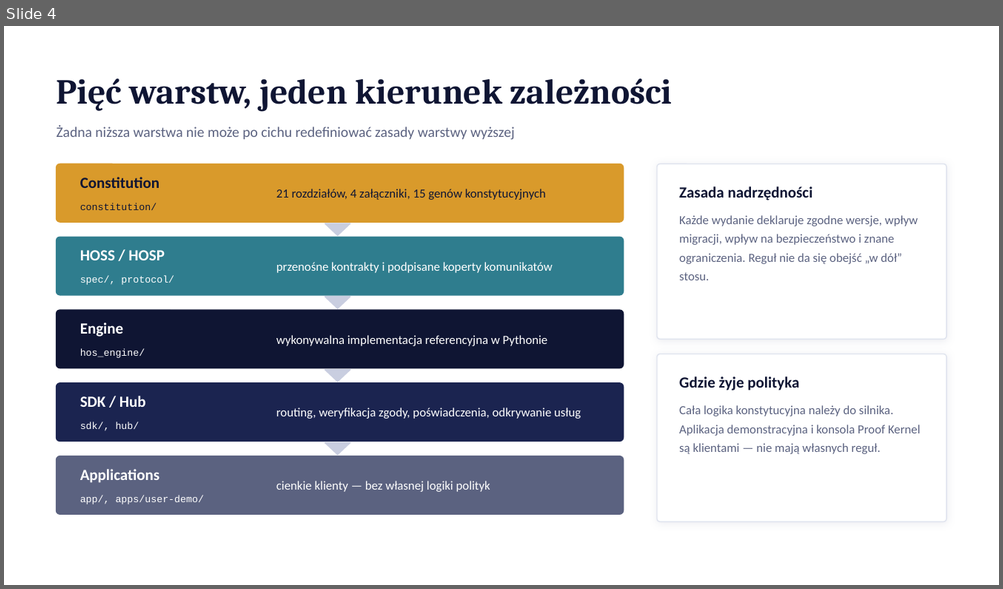
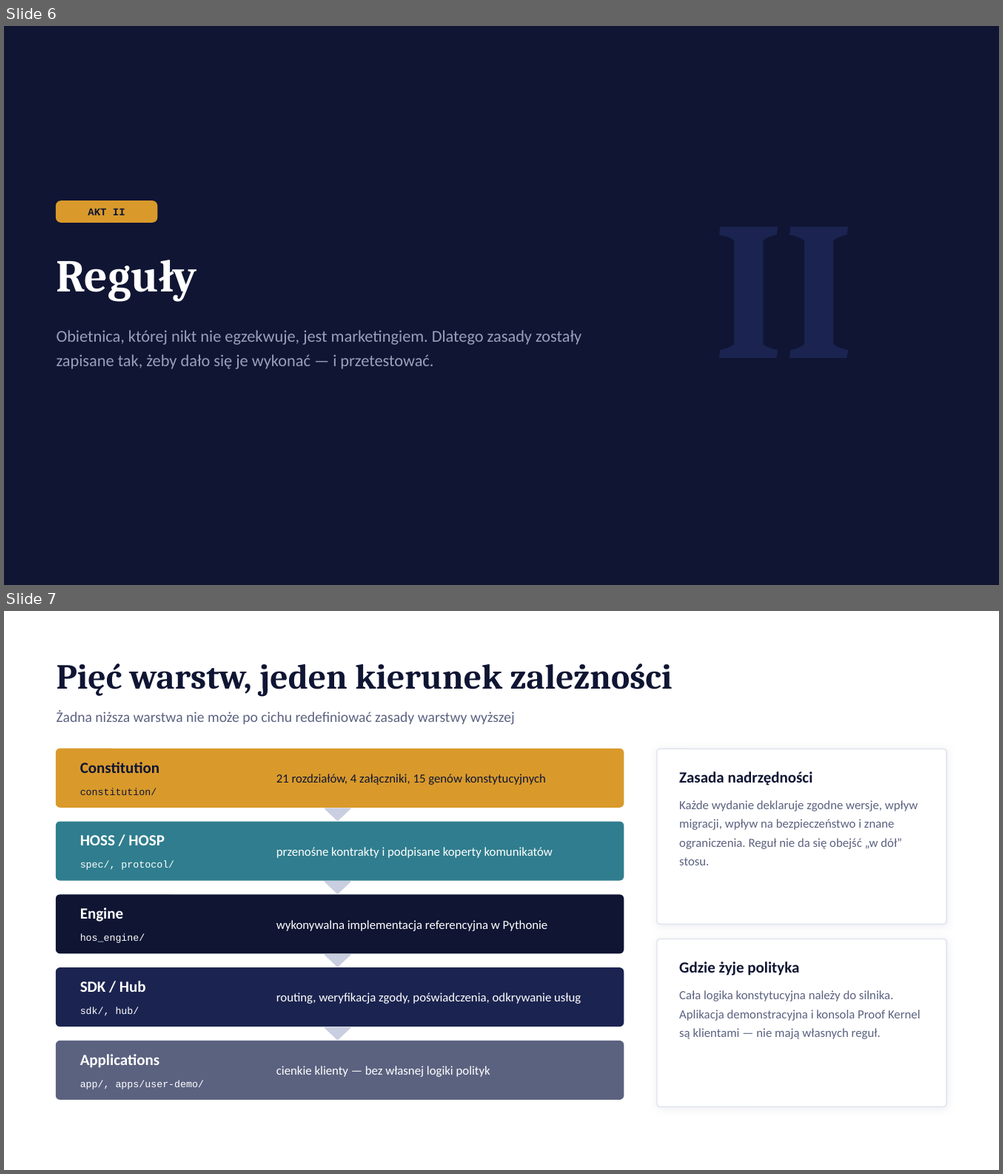
Before and after one commit to dudsi101-svg/Human-os, a slide deck: docs/presentation/Human-OS-prezentacja.pptx. Shown one above the other, each under a label of ours: slide 4 before the commit, slides 6 and 7 after it. The pictures are 1003x589 and 1003x1174 pixels, drawn with LibreOffice and Linux fonts; fonts in the diff are those of the drawing. Boxes give left, top, right and bottom in pixels: in the first picture for what was removed or moved away, otherwise in the second. Text is boxed around its words. In the diff, an @@ line names an element or a change of style, - is before the commit and + after.

```diff
--- a/docs/presentation/Human-OS-prezentacja.pptx
+++ b/docs/presentation/Human-OS-prezentacja.pptx
@@ slide 6 added at [4, 26, 999, 585], background #0F1533 @@
@@ rounded rectangle added at [57, 201, 157, 222], fill #D99A2B, outline #D99A2B 1 pt @@
@@ text added at [88, 208, 125, 215], 10 pt, text #0F1533, bold @@
+AKT II
@@ text added at [57, 260, 197, 302], 44 pt, text #FFFFFF, bold @@
+Reguły
@@ text added at [57, 330, 581, 369], 16 pt, text #9AA0B8 @@
+Obietnica, której nikt nie egzekwuje, jest marketingiem. Dlatego zasady zostały zapisane tak, żeby dało się je wykonać — i przetestować.
@@ what was slide 4 is now slide 7 @@
```
Also in this commit, not shown: 6 slides changed, 10 other slides added, 5 slides removed, 2 other files.
